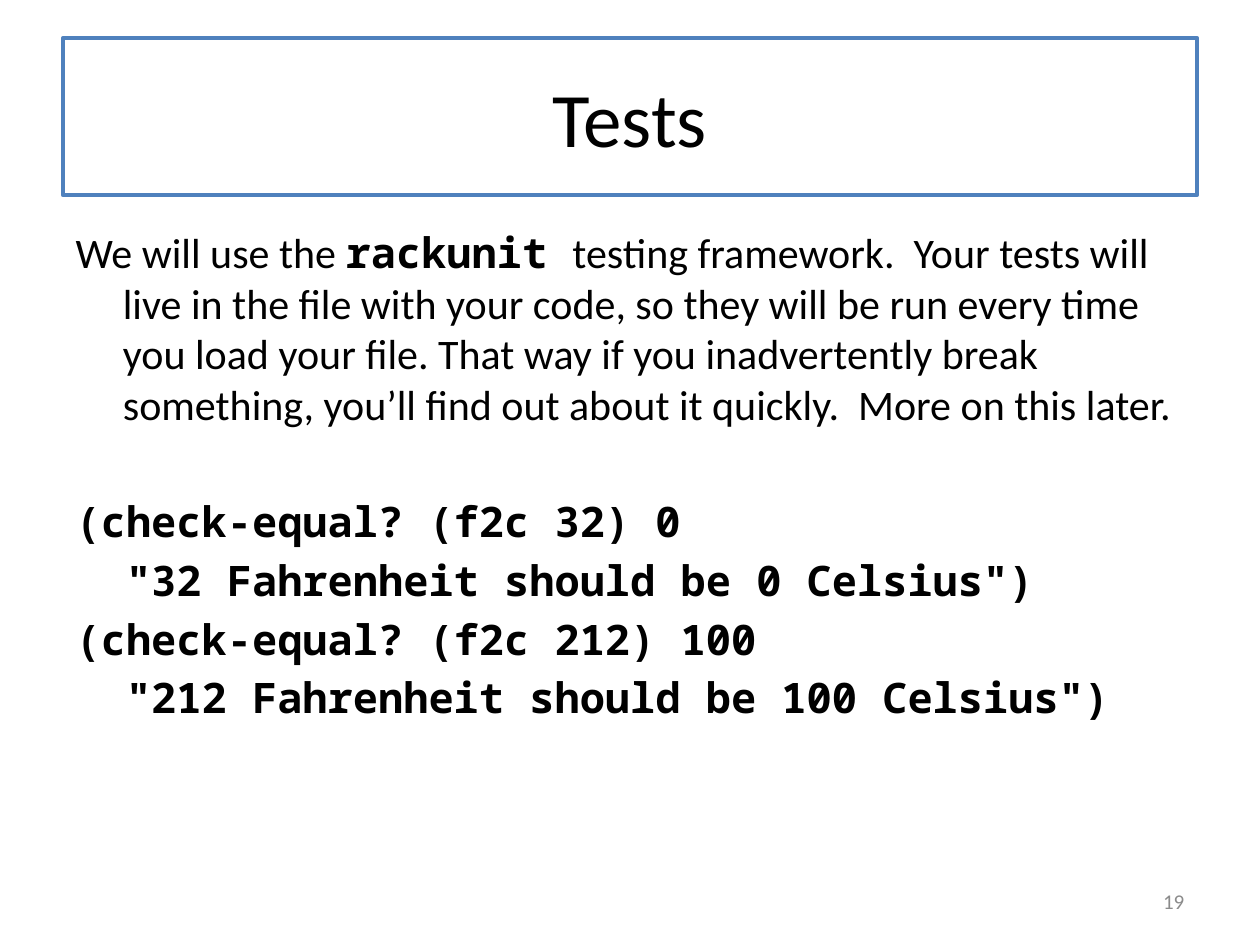
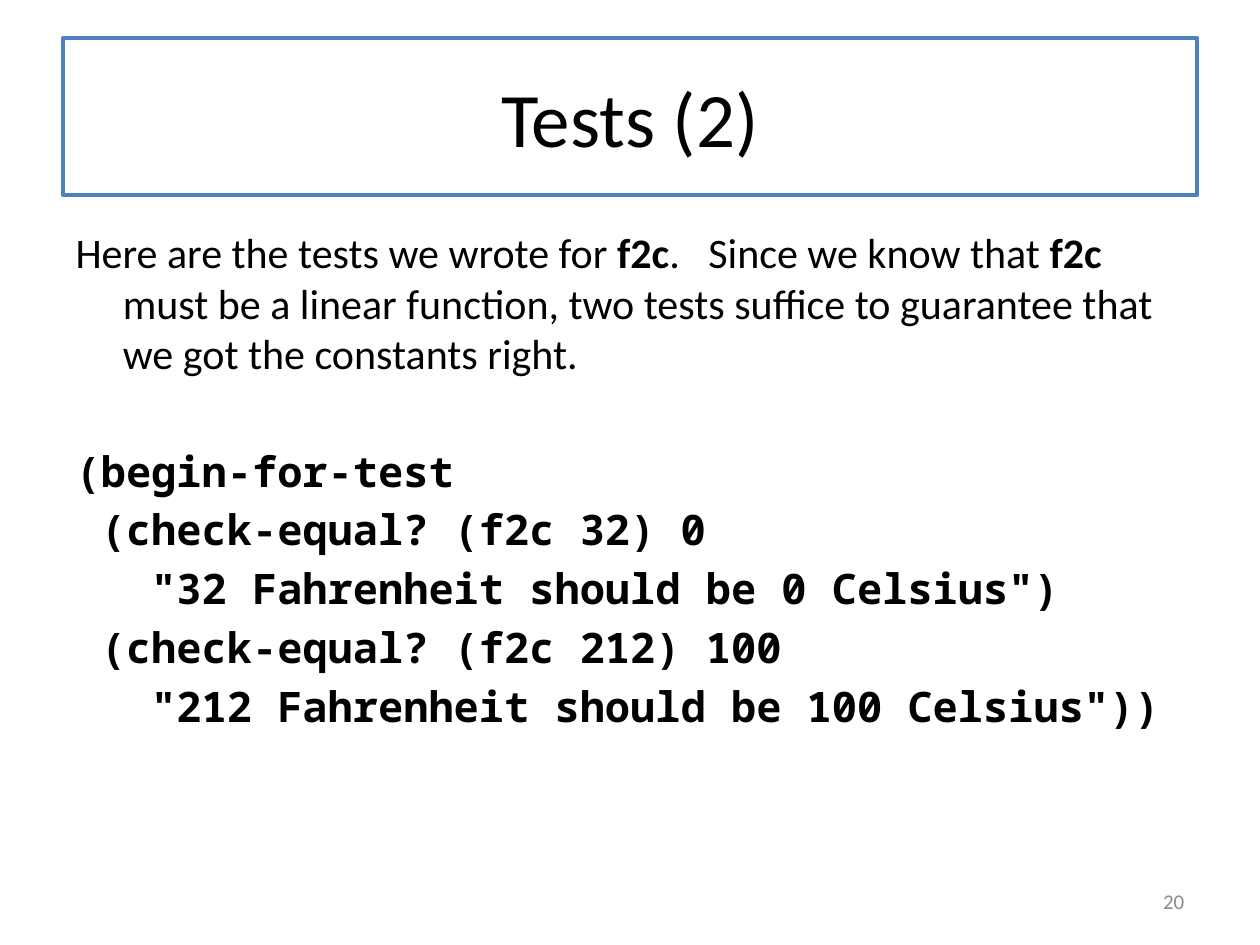
Before and after one commit to mwand/cs5010f17, a slide deck: slide 20 of Slides/Lesson 1.1 The Function Design Recipe.pptx (slide 19 before the commit). Drawn at 1260x945 pixels with LibreOffice and Linux fonts; fonts in the diff are those of the drawing. Boxes give left, top, right and bottom in pixels: in the first picture for what was removed or moved away, otherwise in the second. Text is boxed around its words. In the diff, an @@ line names an element or a change of style, - is before the commit and + after.

```diff
--- a/Slides/Lesson 1.1 The Function Design Recipe.pptx
+++ b/Slides/Lesson 1.1 The Function Design Recipe.pptx
@@ title at [501,91,759,158]: text changed @@
-Tests
+Tests (2)
@@ text at [76,238,1152,498]: text changed @@
-We will use the rackunit testing framework. Your tests will live in the file with your code, so they will be run every time you load your file. That way if you inadvertently break something, you’ll find out about it quickly. More on this later.
+Here are the tests we wrote for f2c. Since we know that f2c must be a linear function, two tests suffice to guarantee that we got the constants right.
+(begin-for-test
@@ text at [151,689,1160,729]: text changed @@
-"212 Fahrenheit should be 100 Celsius")
+"212 Fahrenheit should be 100 Celsius"))
@@ page number at [1163,895,1184,909]: text changed @@
-19
+20
```
Also in this commit, not shown: 14 other slides changed, 2 slides added, 1 slide removed, 20 other files.
